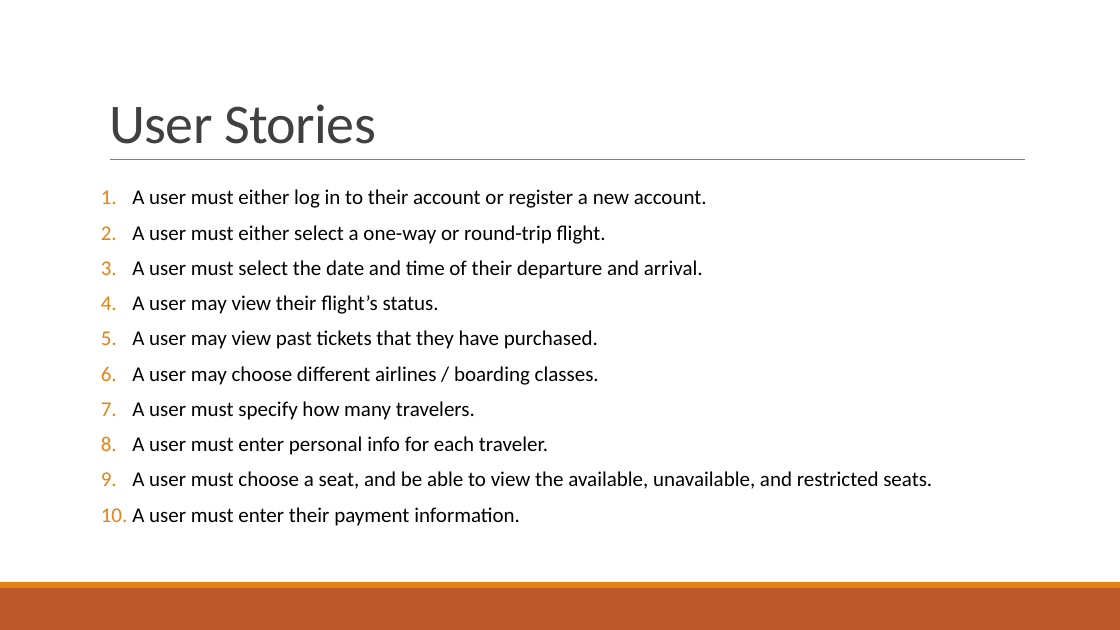
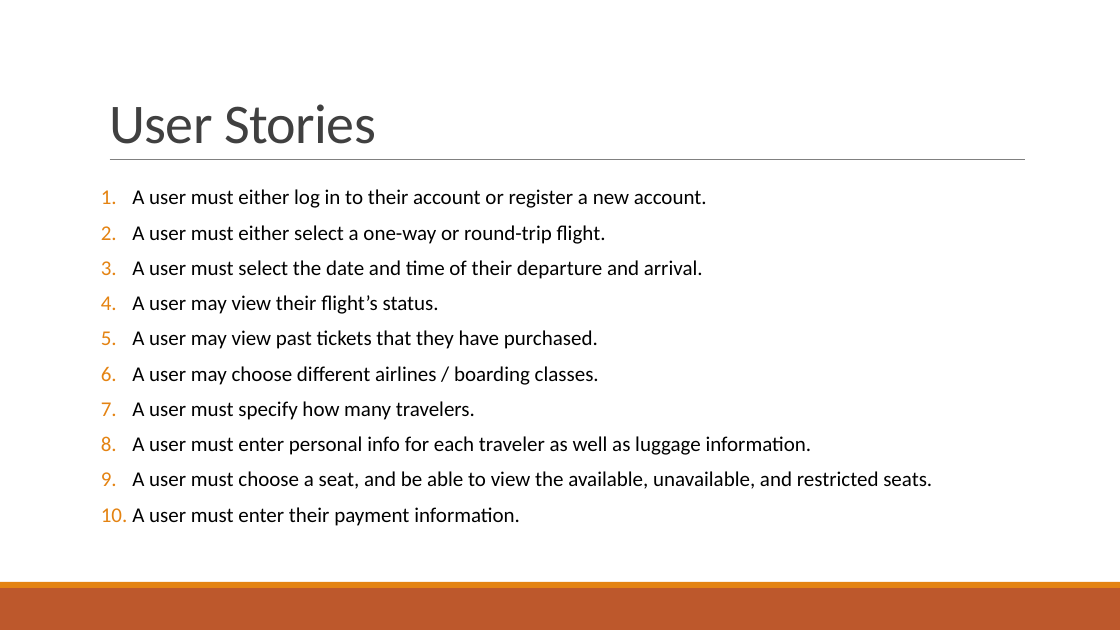
Before and after one commit to AsharHabib/hawk-app, a slide deck: slide 3 of Hawk Airlines Reservation System.pptx. Drawn at 1120x630 pixels with LibreOffice and Linux fonts; fonts in the diff are those of the drawing. Boxes give left, top, right and bottom in pixels: in the first picture for what was removed or moved away, otherwise in the second. Text is boxed around its words. In the diff, an @@ line names an element or a change of style, - is before the commit and + after.

Commit message:
Final pptx

```diff
--- a/Hawk Airlines Reservation System.pptx
+++ b/Hawk Airlines Reservation System.pptx
@@ text at <box>132,436,812,455</box>: text changed @@
-8. A user must enter personal info for each traveler.
+8. A user must enter personal info for each traveler as well as luggage information.
```
